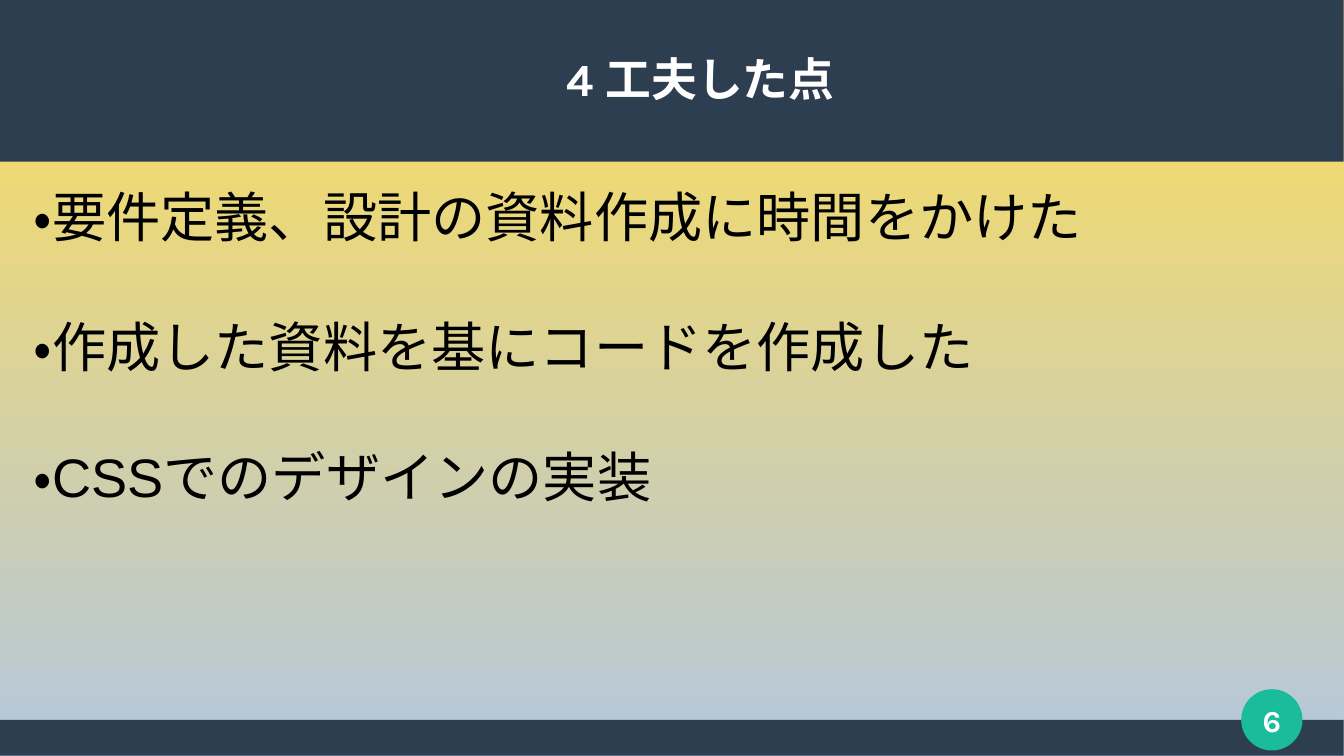
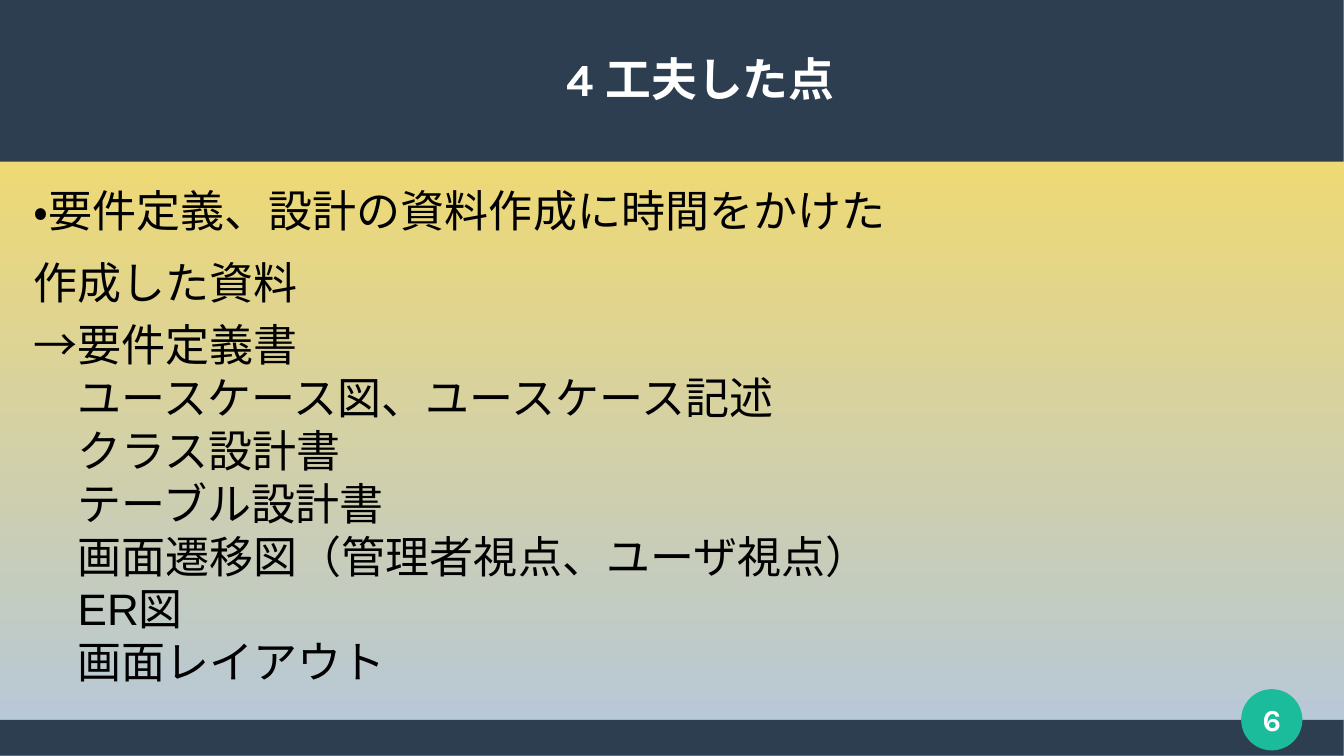
Before and after one commit to 2022java42-student006/document, a slide deck: slide 6 of 発表用スライド(清水作成版).pptx. Drawn at 1344x756 pixels with LibreOffice and Linux fonts; fonts in the diff are those of the drawing. Boxes give left, top, right and bottom in pixels: in the first picture for what was removed or moved away, otherwise in the second. Text is boxed around its words. In the diff, an @@ line names an element or a change of style, - is before the commit and + after.

Commit message:
かえました

```diff
--- a/発表用スライド(清水作成版).pptx
+++ b/発表用スライド(清水作成版).pptx
@@ subtitle at <box>34,190,886,231</box>: size 32 to 26 pt in "・要件定義、設計の資料作成に時間をかけた"; more space between paragraphs @@
@@ subtitle at <box>34,262,870,682</box>: text changed; size 32 to 26 pt @@
-・作成した資料を基にコードを作成した
-・CSSでのデザインの実装
+作成した資料
+→要件定義書
+ユースケース図、ユースケース記述
+クラス設計書
+テーブル設計書
+画面遷移図（管理者視点、ユーザ視点）
+ER図
+画面レイアウト
```
Also in this commit, not shown: 4 other slides changed, 3 slides added.
